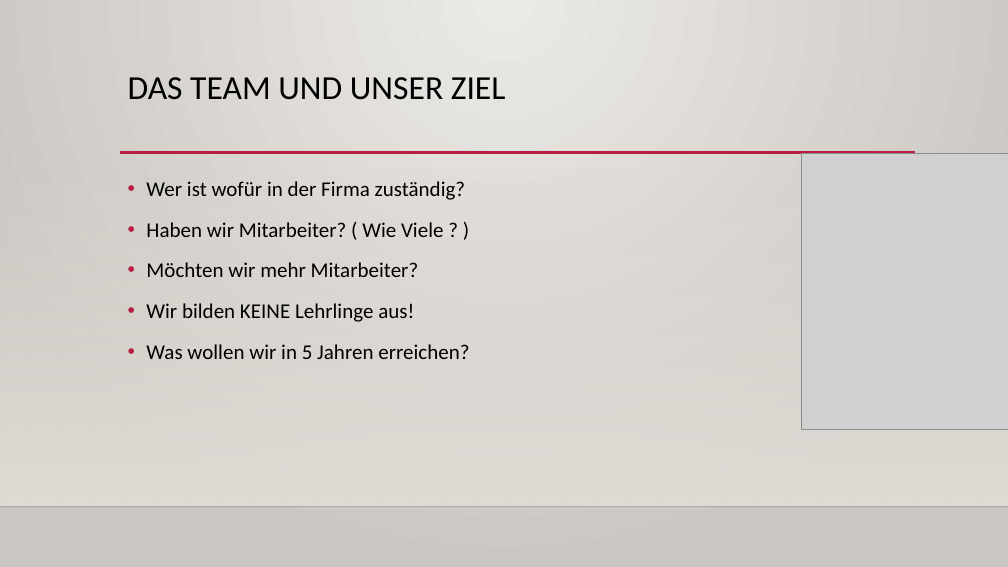
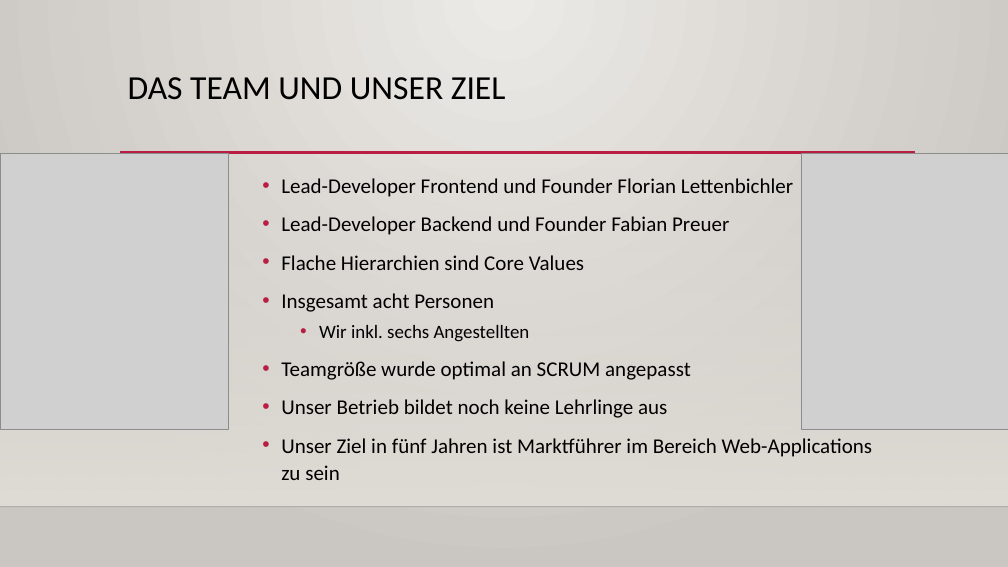
Before and after one commit to Fabinho204/AWLfirma, a slide deck: slide 3 of PreLet Software Productions.pptx. Drawn at 1008x567 pixels with LibreOffice and Linux fonts; fonts in the diff are those of the drawing; grey boxes stand for pictures; background and template pictures are left out. Boxes give left, top, right and bottom in pixels: in the first picture for what was removed or moved away, otherwise in the second. Text is boxed around its words. In the diff, an @@ line names an element or a change of style, - is before the commit and + after.

Commit message:
Changes

```diff
--- a/PreLet Software Productions.pptx
+++ b/PreLet Software Productions.pptx
@@ picture added at bbox=[0, 154, 228, 430] @@
@@ text at bbox=[281, 178, 872, 480]: text changed @@
-• Wer ist wofür in der Firma zuständig?
-• Haben wir Mitarbeiter? ( Wie Viele ? )
-• Möchten wir mehr Mitarbeiter?
-• Wir bilden KEINE Lehrlinge aus!
-• Was wollen wir in 5 Jahren erreichen?
+• Lead-Developer Frontend und Founder Florian Lettenbichler
+• Lead-Developer Backend und Founder Fabian Preuer
+• Flache Hierarchien sind Core Values
+• Insgesamt acht Personen
+  • Wir inkl. sechs Angestellten
+• Teamgröße wurde optimal an SCRUM angepasst
+• Unser Betrieb bildet noch keine Lehrlinge aus
+• Unser Ziel in fünf Jahren ist Marktführer im Bereich Web-Applications zu sein
```
Also in this commit, not shown: 1 other slide changed.
